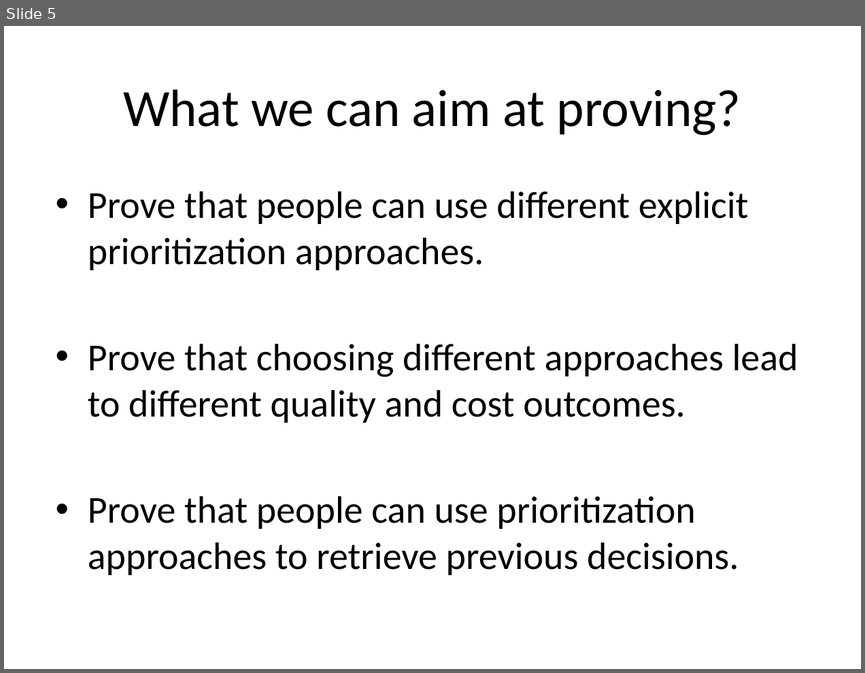
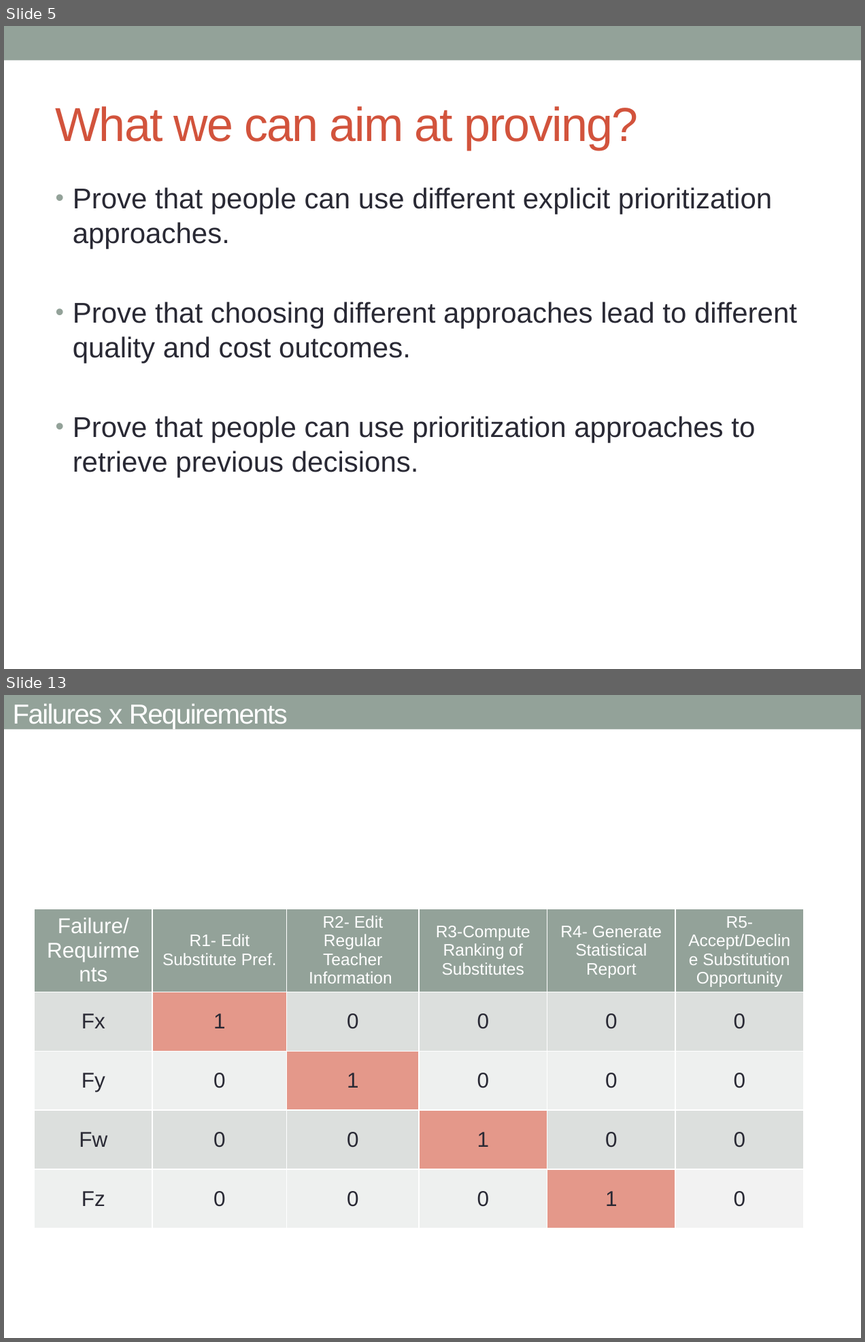
Before and after one commit to christianadriano/ReqEngResearch, a slide deck: Paper_TraceabilityBasedPrioritization/Writing/ProposalsToContinue.pptx. Shown one above the other, each under a label of ours: slide 5 before the commit, slides 5 and 13 after it; the slides between them are not shown. The pictures are 865x673 and 865x1342 pixels, drawn with LibreOffice and Linux fonts; fonts in the diff are those of the drawing. Boxes give left, top, right and bottom in pixels: in the first picture for what was removed or moved away, otherwise in the second. Text is boxed around its words. In the diff, an @@ line names an element or a change of style, - is before the commit and + after.

```diff
--- a/Paper_TraceabilityBasedPrioritization/Writing/ProposalsToContinue.pptx
+++ b/Paper_TraceabilityBasedPrioritization/Writing/ProposalsToContinue.pptx
@@ slide 13 added at [4,695,861,1338], background #FFFFFF; not listed: 1 template element that a slide beside it also shows @@
@@ text added at [13,704,288,729], 23.1 pt, text #FFFFFF @@
+Failures x Requirements
@@ table added at [34,909,804,1233], 5 rows, 6 columns @@
+Failure/Requirments | R1- Edit Substitute Pref. | R2- Edit Regular Teacher Information | R3-Compute Ranking of Substitutes | R4- Generate Statistical Report | R5- Accept/Decline Substitution Opportunity
+Fx | 1 | 0 | 0 | 0 | 0
+Fy | 0 | 1 | 0 | 0 | 0
+Fw | 0 | 0 | 1 | 0 | 0
+Fz | 0 | 0 | 0 | 1 | 0
@@ slide 5 changed as well @@
@@ rectangle added at [4,26,861,60], fill #93A299 @@
@@ title "What we can aim at ...": place and size @@
-title "What we can aim at ..." at [123,89,741,135]
+title "What we can aim at ..." at [56,106,638,150]
@@ title "What we can aim at ..." at [56,106,638,150]: size 44 to 40 pt, font Calibri to Arial, text colour #000000 to #D2533C, letter spacing 0 to -1 pt; alignment centre to left @@
@@ text "Prove that people can use ..." at [73,187,797,477]: size 32 to 24 pt, font Calibri to Arial, text colour #000000 to #292934; indent changed; less space between paragraphs @@
```
Also in this commit, not shown: 4 other slides changed, 11 other slides added, 6 other files.
